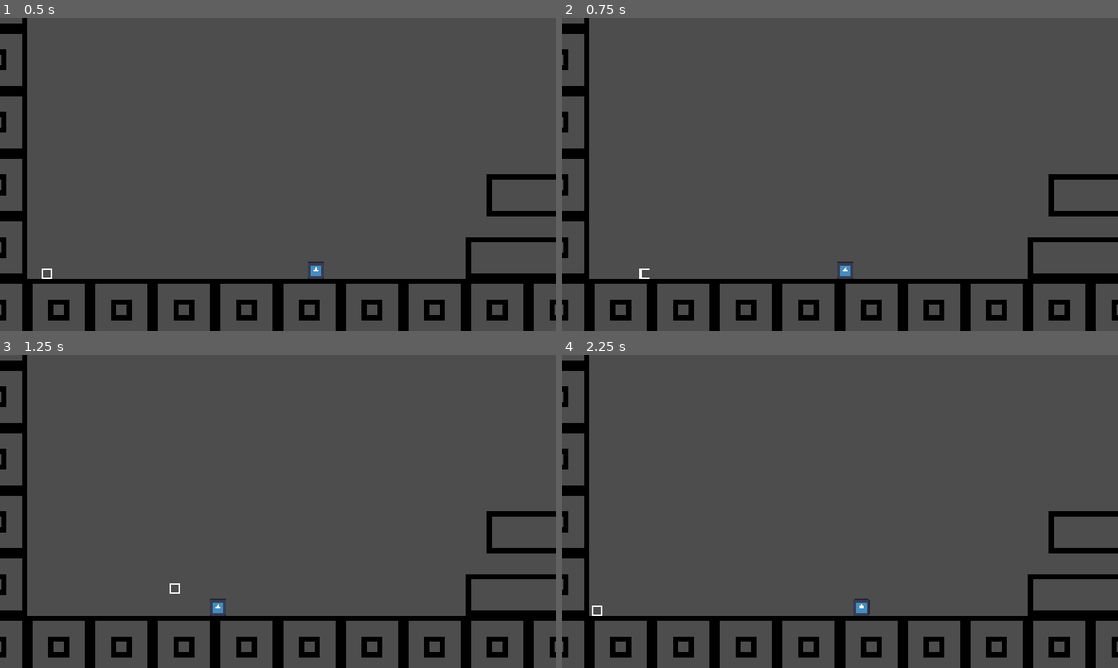
Above: before the commit, frames 1-4 (two rows, left to right).
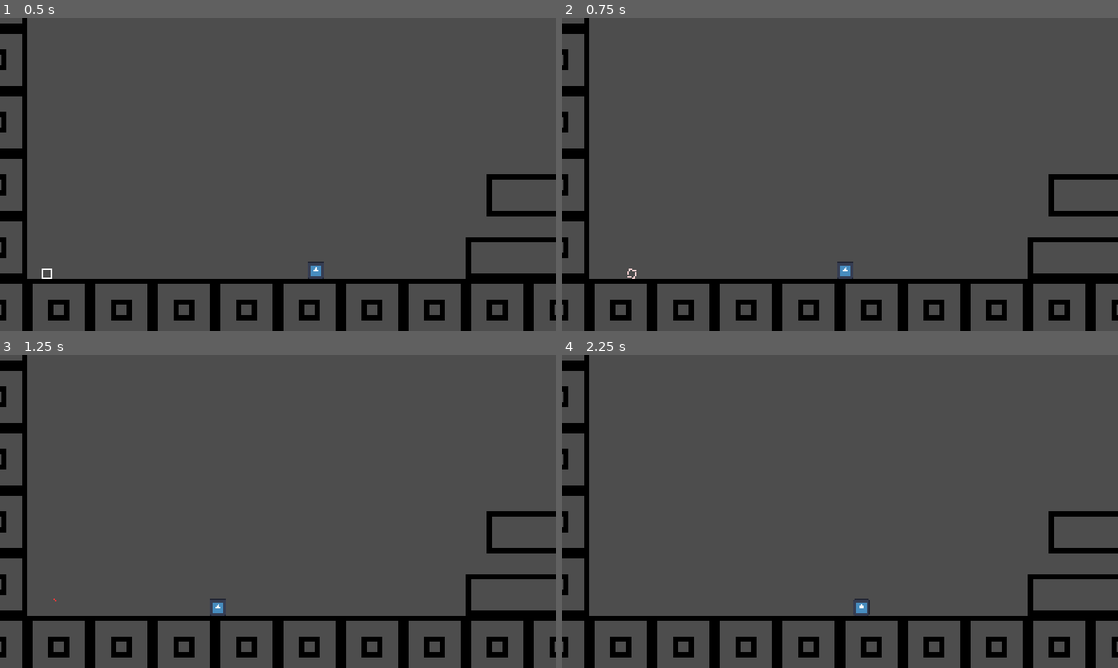
Above: after the commit, the same moments.

Repository: Enoxboo/Tiny-Giant
Game: Godot game, scene res://Levels/test_scene.tscn
Two runs of this game, one before a commit and one after it. Both use one fixed random seed, a clock stepped at 60 frames per second and the inputs below. The engine's default icon, where the game draws it, is replaced by a stand-in: a white triangle on a blue panel in a dark square.
Inputs:
- Up to frame 1 (0.5 s): no input
- Up to frame 2 (0.75 s): hold D (move_right) from 0.53 s (still down)
- Up to frame 3 (1.25 s): keep holding D (move_right); tap Space (jump) at 0.77 s
- Up to frame 4 (2.25 s): tap Space (jump) at 1.52 s; release D (move_right) at 2.03 s; hold A (move_left) from 2.03 s (still down)

Frame 1 is identical in both runs. In frame 2, less than 0.1% of the frame differs, in the area x 11-16%, y 80-84%; in frame 3, less than 0.1%; in frame 4, less than 0.1%.

Commit message:
feat: first obstacle

Diff:
--- a/Levels/test_scene.tscn
+++ b/Levels/test_scene.tscn
@@ -4,6 +4,7 @@
 [ext_resource type="PackedScene" uid="uid://btj743n51278u" path="res://Player/player.tscn" id="2_g54tn"]
 [ext_resource type="PackedScene" uid="uid://bpam6x8fxgbcv" path="res://Enemies/patroler.tscn" id="3_dc6q1"]
 [ext_resource type="Resource" uid="uid://bryomk3u7n7oi" path="res://Enemies/patroler_data.tres" id="4_q5m1e"]
+[ext_resource type="PackedScene" uid="uid://2uctfmj50iec" path="res://thorns.tscn" id="5_d6kn1"]
 
 [sub_resource type="TileSetAtlasSource" id="TileSetAtlasSource_g54tn"]
 texture = ExtResource("1_abhxl")
@@ -61,3 +62,6 @@
 
 [node name="SpawnPoint" type="Node2D" parent="." unique_id=649430208 groups=["SpawnPoint"]]
 position = Vector2(-177, 66)
+
+[node name="Thorns" parent="." unique_id=1849052781 instance=ExtResource("5_d6kn1")]
+position = Vector2(-143, 76)
--- a/Utils/hitbox.gd
+++ b/Utils/hitbox.gd
@@ -1,6 +1,4 @@
 extends Area2D
-
-@onready var parent: CharacterBody2D = get_parent()
 
 
 func _on_area_entered(area: Area2D) -> void:
--- /dev/null
+++ b/thorns.tscn
@@ -0,0 +1,18 @@
+[gd_scene format=3 uid="uid://2uctfmj50iec"]
+
+[ext_resource type="Script" uid="uid://cy1syeid3alyq" path="res://Utils/hitbox.gd" id="1_8dbvq"]
+
+[sub_resource type="RectangleShape2D" id="RectangleShape2D_ys32k"]
+size = Vector2(34, 6)
+
+[node name="Thorns" type="Area2D" unique_id=1849052781]
+collision_layer = 64
+collision_mask = 4
+script = ExtResource("1_8dbvq")
+
+[node name="Sprite2D" type="Sprite2D" parent="." unique_id=985870007]
+
+[node name="CollisionShape2D" type="CollisionShape2D" parent="." unique_id=1475357722]
+shape = SubResource("RectangleShape2D_ys32k")
+
+[connection signal="area_entered" from="." to="." method="_on_area_entered"]
